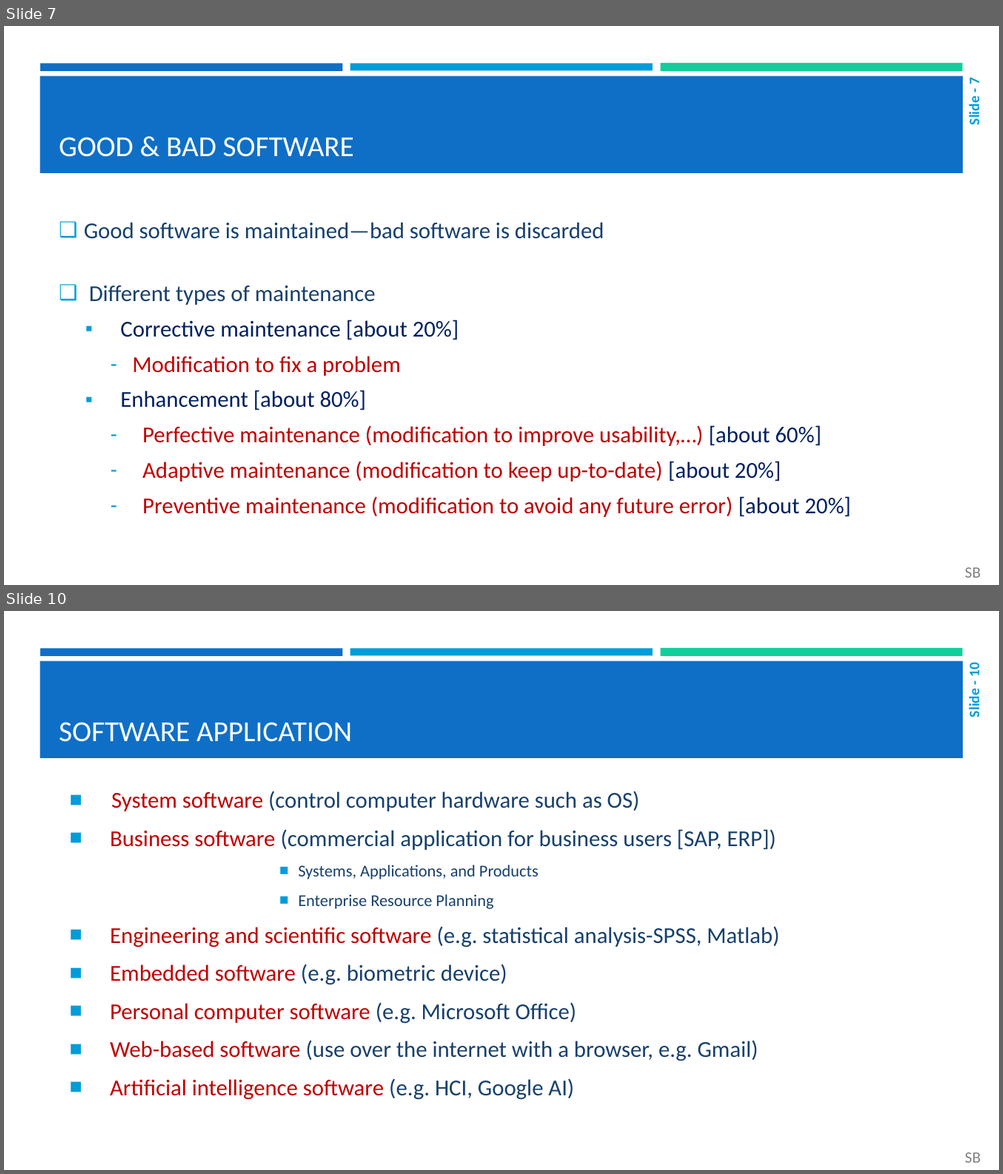
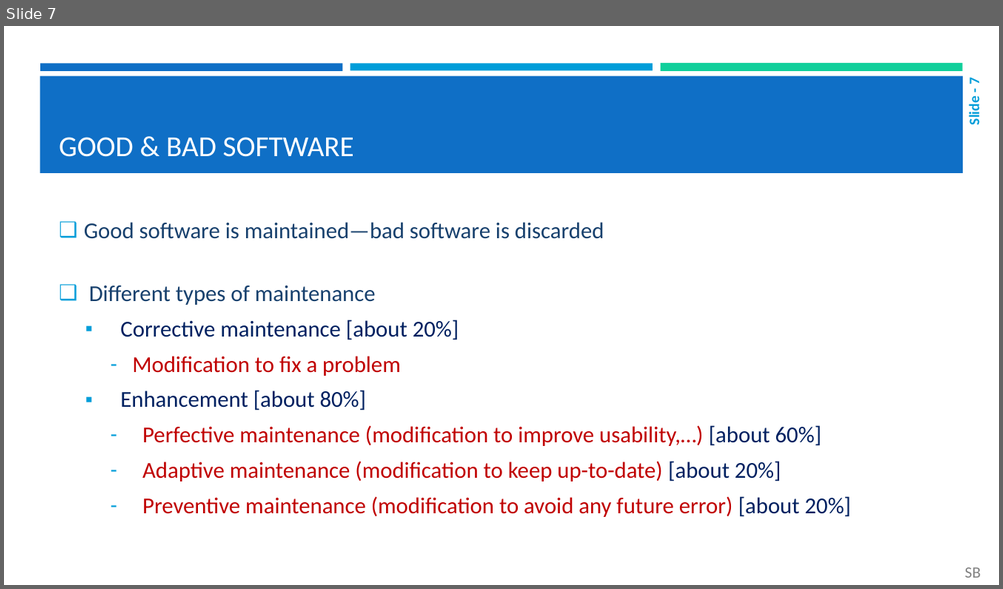
Before and after one commit to borshon56/LabTask1, a slide deck: SE - L01 - Software and Software Engineering_updated.pptx. Shown one above the other, each under a label of ours: slides 7 and 10 before the commit, slide 7 after it; the slides between them are not shown. The pictures are 1003x1174 and 1003x589 pixels, drawn with LibreOffice and Linux fonts; fonts in the diff are those of the drawing. Boxes give left, top, right and bottom in pixels: in the first picture for what was removed or moved away, otherwise in the second. Text is boxed around its words. In the diff, an @@ line names an element or a change of style, - is before the commit and + after.

```diff
--- a/SE - L01 - Software and Software Engineering_updated.pptx
+++ b/SE - L01 - Software and Software Engineering_updated.pptx
@@ slide 10 removed at (x1=4, y1=611, x2=999, y2=1170), background #FFFFFF; not listed: 4 template elements that a slide beside it also shows @@
@@ text removed at (x1=965, y1=664, x2=983, y2=717) @@
-Slide - 10
@@ title removed at (x1=59, y1=722, x2=352, y2=742) @@
-SOFTWARE APPLICATION
@@ text removed at (x1=110, y1=791, x2=779, y2=1100) @@
-■ System software (control computer hardware such as OS)
-■ Business software (commercial application for business users [SAP, ERP])
-                ■ Systems, Applications, and Products
-                ■ Enterprise Resource Planning
-■ Engineering and scientific software (e.g. statistical analysis-SPSS, Matlab)
-■ Embedded software (e.g. biometric device)
-■ Personal computer software (e.g. Microsoft Office)
-■ Web-based software (use over the internet with a browser, e.g. Gmail)
-■ Artificial intelligence software (e.g. HCI, Google AI)
@@ text removed at (x1=965, y1=1153, x2=980, y2=1163) @@
-SB
```
Also in this commit, not shown: 1 slide changed, 7 other slides removed.
